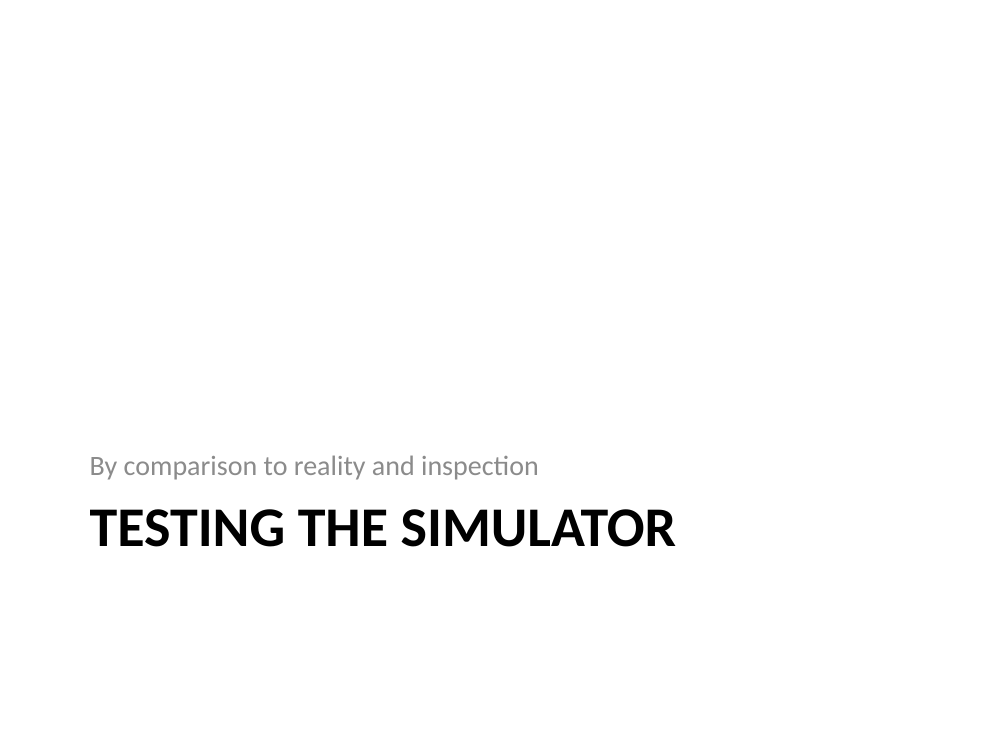
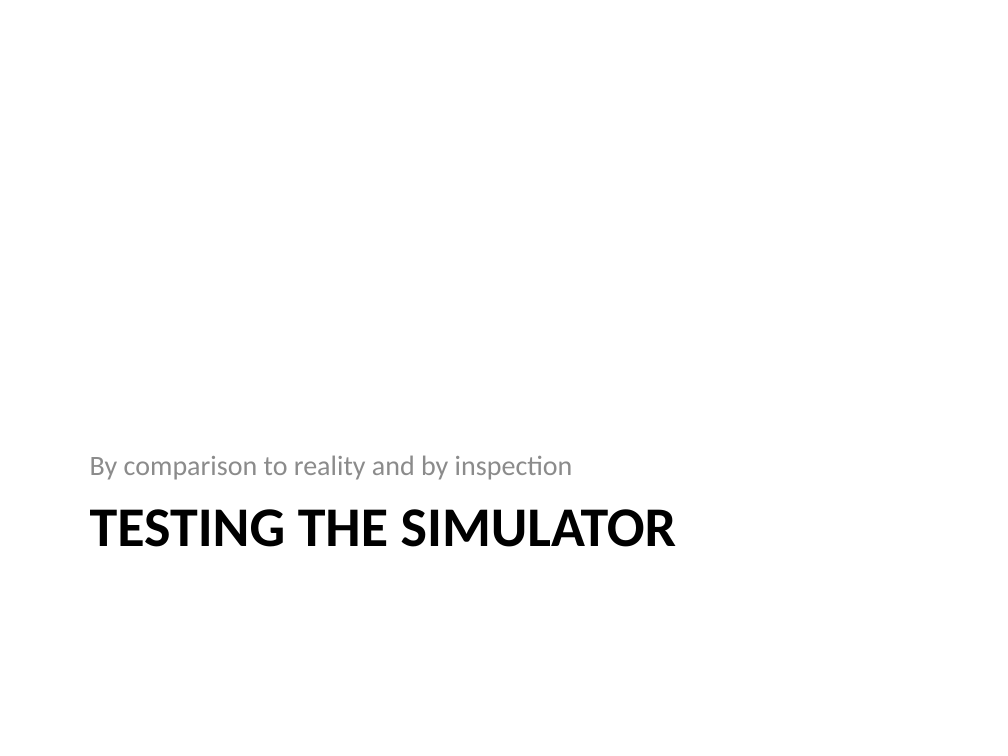
Before and after one commit to eric-wieser/cued-icw, a slide deck: slide 9 of powerpoint.pptx. Drawn at 1008x756 pixels with LibreOffice and Linux fonts; fonts in the diff are those of the drawing. Boxes give left, top, right and bottom in pixels: in the first picture for what was removed or moved away, otherwise in the second. Text is boxed around its words. In the diff, an @@ line names an element or a change of style, - is before the commit and + after.

```diff
--- a/powerpoint.pptx
+++ b/powerpoint.pptx
@@ text at [90, 455, 573, 480]: text changed @@
-By comparison to reality and inspection
+By comparison to reality and by inspection
```
